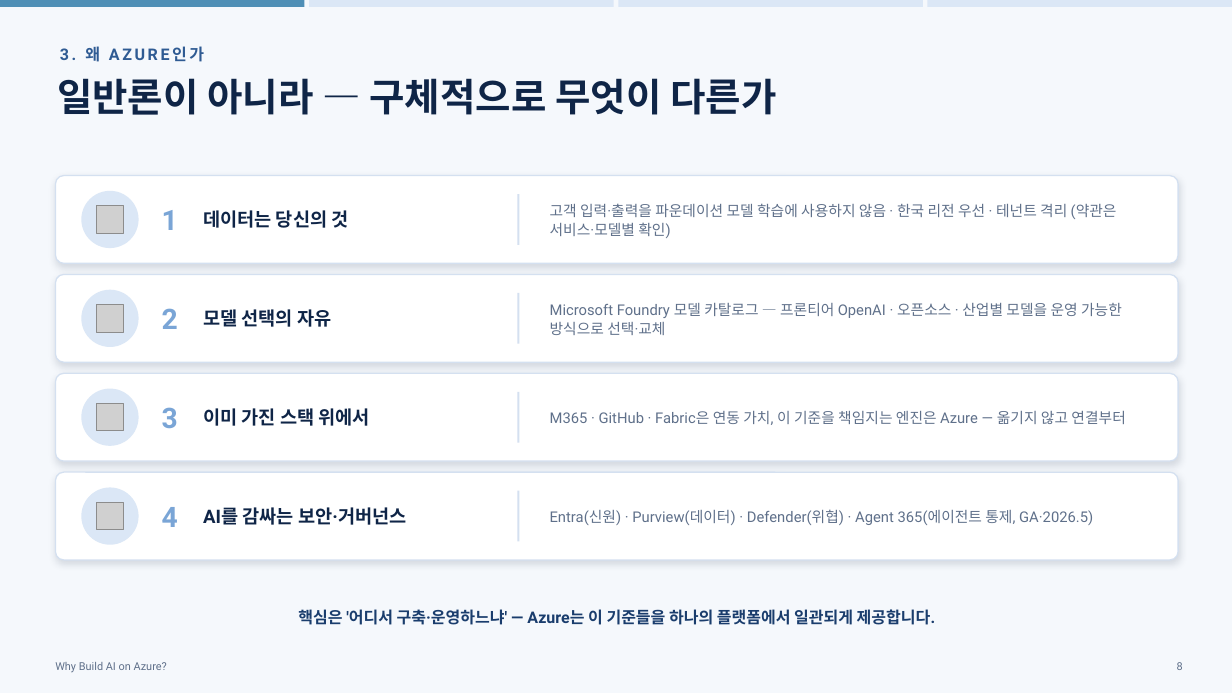
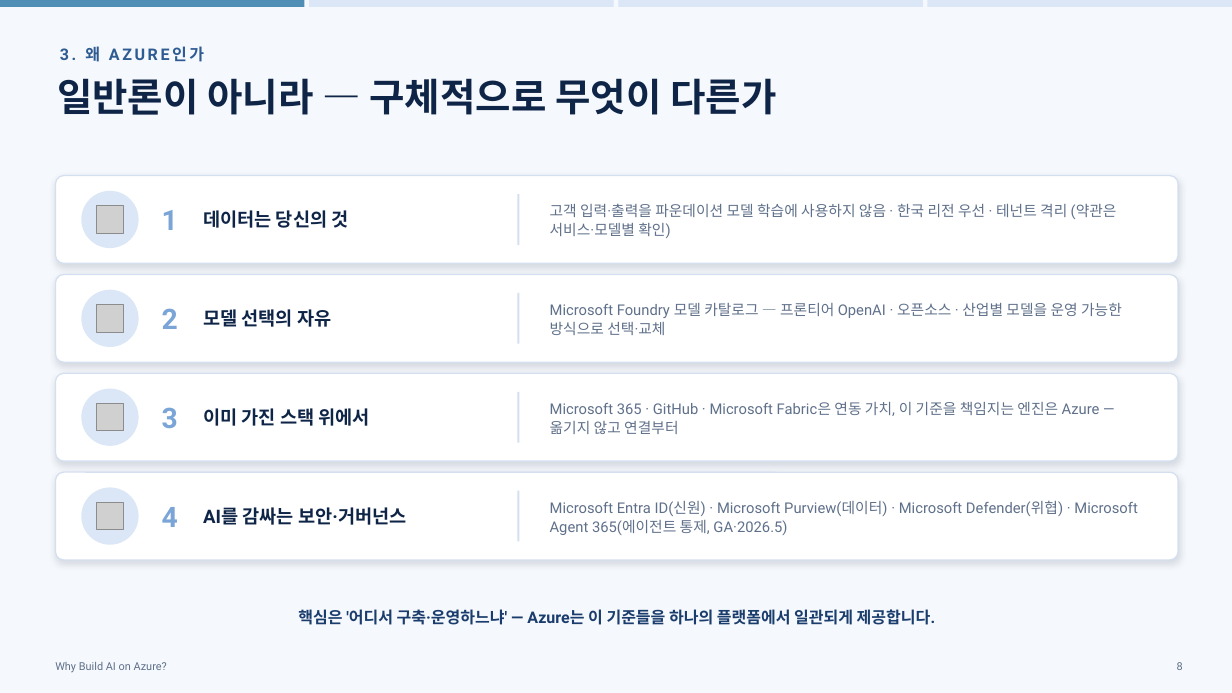
Before and after one commit to hijigoo/why-build-ai-on-azure, a slide deck: slide 8 of PROD-why-build-ai-on-azure.pptx. Drawn at 1232x693 pixels with LibreOffice and Linux fonts; fonts in the diff are those of the drawing; grey boxes stand for pictures. Boxes give left, top, right and bottom in pixels: in the first picture for what was removed or moved away, otherwise in the second. Text is boxed around its words. In the diff, an @@ line names an element or a change of style, - is before the commit and + after.

```diff
--- a/PROD-why-build-ai-on-azure.pptx
+++ b/PROD-why-build-ai-on-azure.pptx
@@ text at (550, 402, 1100, 434): text changed @@
-M365 · GitHub · Fabric은 연동 가치, 이 기준을 책임지는 엔진은 Azure — 옮기지 않고 연결부터
+Microsoft 365 · GitHub · Microsoft Fabric은 연동 가치, 이 기준을 책임지는 엔진은 Azure — 옮기지 않고 연결부터
@@ text at (550, 500, 1138, 535): text changed @@
-Entra(신원) · Purview(데이터) · Defender(위협) · Agent 365(에이전트 통제, GA·2026.5)
+Microsoft Entra ID(신원) · Microsoft Purview(데이터) · Microsoft Defender(위협) · Microsoft Agent 365(에이전트 통제, GA·2026.5)
```
Also in this commit, not shown: 17 other slides changed, 1 other file.
